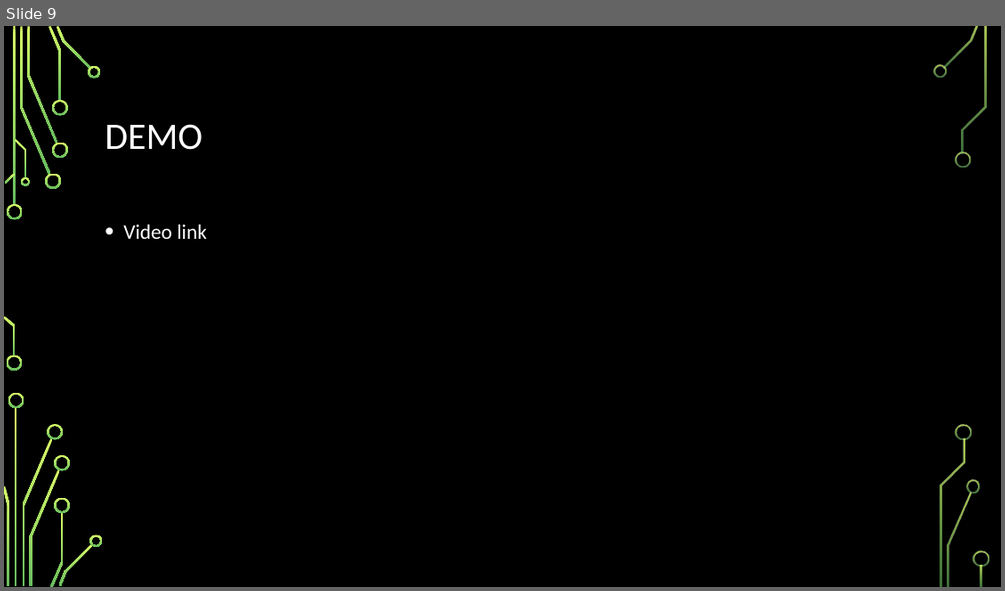
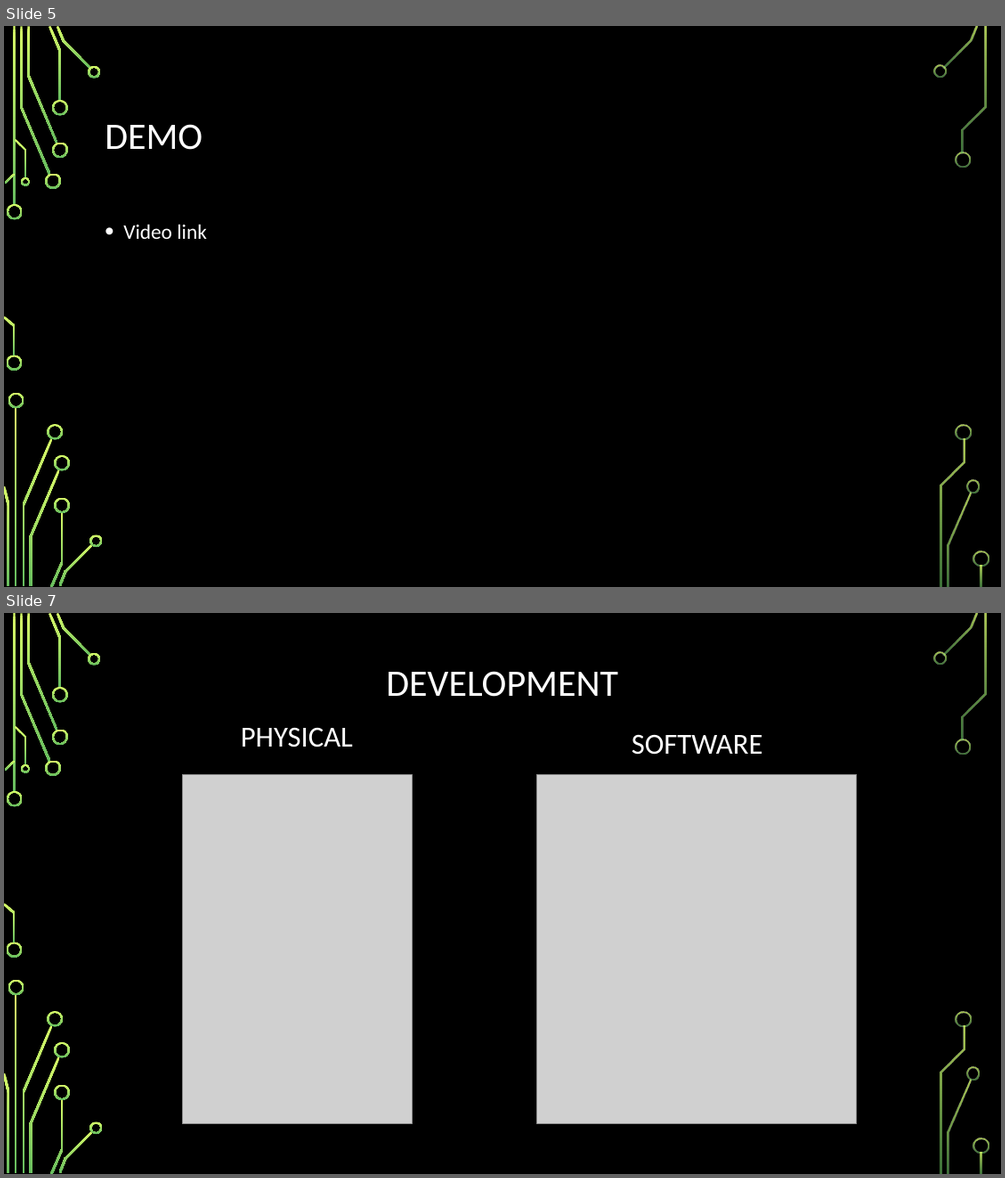
Before and after one commit to bwwagner/SP17-barbot, a slide deck: Presentation/conference-presentation.pptx. Shown one above the other, each under a label of ours: slide 9 before the commit, slides 5 and 7 after it; the slides between them are not shown. The pictures are 1005x591 and 1005x1178 pixels, drawn with LibreOffice and Linux fonts; fonts in the diff are those of the drawing; grey boxes stand for pictures; background and template pictures are left out. Boxes give left, top, right and bottom in pixels: in the first picture for what was removed or moved away, otherwise in the second. Text is boxed around its words. In the diff, an @@ line names an element or a change of style, - is before the commit and + after.

```diff
--- a/Presentation/conference-presentation.pptx
+++ b/Presentation/conference-presentation.pptx
@@ slide 7 added at (x1=4, y1=613, x2=1001, y2=1174), background picture (left out); not listed: 36 template elements that a slide beside it also shows @@
@@ title added at (x1=386, y1=671, x2=618, y2=697), 36 pt, text #FFFFFF @@
+DEVELOPMENT
@@ text added at (x1=241, y1=727, x2=353, y2=747), 28 pt, text #FFFFFF @@
+PHYSICAL
@@ text added at (x1=631, y1=734, x2=763, y2=755), 28 pt, text #FFFFFF @@
+SOFTWARE
@@ picture added at (x1=182, y1=774, x2=412, y2=1124) @@
@@ picture added at (x1=537, y1=774, x2=857, y2=1124) @@
@@ what was slide 9 is now slide 5 @@
```
Also in this commit, not shown: 3 slides changed, 2 other slides added, 4 slides removed.
